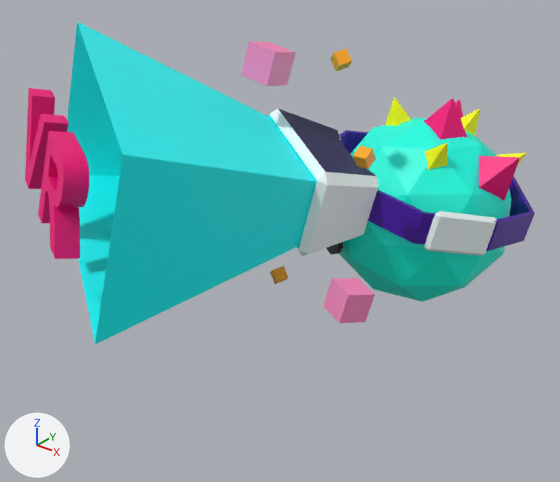
An edit to the FBX model static/models/fbx/planet_vr.fbx, drawn before and after from the same camera.
The view is the same before and after, from a camera (50 mm lens) standing at (0.465, -0.883, 0.517) and looking at (-0.054, -0.234, 0.115). The axes (+X, +Y, +Z) are drawn at lower left. The lights are the same throughout.

Before the edit, the objects in view are built like this:
```python
ob_det_vr = bpy.data.objects.new('det_vr', me_mesh_020)
ob_det_vr.parent = ob_group3
ob_det_vr.location = (10.06, 0.72, 8.321)
ob_font_vr = bpy.data.objects.new('font_vr', me_mesh_023)
ob_font_vr.parent = ob_group3
ob_font_vr.location = (-22.64, 10.43, 39.95)
ob_group2 = bpy.data.objects.new('group2', None)
ob_group2.location = (-0.101, -0.187, 0.164)
ob_group2.rotation_euler = (1.571, 0.0, 0.0)  # degrees (90, 0, 0)
ob_group2.scale = (0.01, 0.01, 0.01)
ob_ligth = bpy.data.objects.new('ligth', me_mesh_022)
ob_ligth.parent = ob_group3
ob_ligth.location = (-13.01, 6.282, 21.32)
ob_ligth.rotation_euler = (0.0, -0.000149, 0.0)  # degrees (0, 0, 0)
ob_pcube15 = bpy.data.objects.new('pCube15', me_mesh_009)
ob_pcube15.parent = ob_group2
ob_pcube15.location = (-1.898, 14.04, -1.43)
ob_ppyramid3 = bpy.data.objects.new('pPyramid3', me_mesh_014)
ob_ppyramid3.parent = ob_group3
ob_ppyramid3.location = (-0.739, 8.837, -8.598)
ob_ppyramid7 = bpy.data.objects.new('pPyramid7', me_mesh_011)
ob_ppyramid7.parent = ob_group3
ob_ppyramid7.location = (5.217, 9.004, 5.662)
ob_smile1 = bpy.data.objects.new('smile1', me_mesh_019)
ob_smile1.parent = ob_group3
ob_smile1.location = (-7.327, -4.753, 10.02)
ob_smile1.rotation_euler = (0.0, -0.0187, 0.0)  # degrees (0, -1.1, 0)
ob_vr1 = bpy.data.objects.new('vr1', me_mesh_018)
ob_vr1.parent = ob_group3
ob_vr1.location = (-8.689, 5.043, 13.23)
# also in view: 'lazo1' at (0.017, -0.016, 0.138); 'pPlatonic20' at (0.017, -0.026, 0.105); 'pCube18' at (0.067, -0.266, 0.092); 'pPyramid1' at (0.113, -0.026, 0.175); 'pPyramid2' at (0.039, -0.024, 0.232)
```
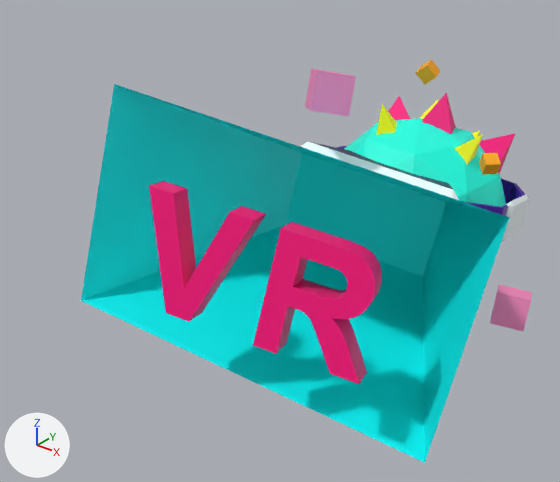
ob_group2 is not drawn itself; it is the parent of ob_pcube24, ob_pcube18, ob_pcube22, ob_pcube16, ob_pcube17, ob_pcube25, ob_pcube23, ob_pcube21.

Pixel boxes [x1, y1, x2, y2] of what changed, in the pictures (560 x 482 px):
'ligth', moved, turned: before [67, 22, 316, 344]; after [81, 84, 510, 463]
'font_vr', moved, turned: before [25, 88, 89, 259]; after [149, 181, 382, 384]
'pPlatonic20', moved, turned: before [339, 118, 511, 302]; after [345, 118, 506, 207]
'vr1', moved, turned: before [269, 108, 379, 256]; after [286, 142, 460, 277]
'lazo1', moved, turned: before [339, 130, 535, 251]; after [337, 146, 528, 216]
'pCube15', moved, turned: before [241, 41, 296, 86]; after [305, 68, 356, 116]
'pCube18', moved, turned: before [323, 278, 375, 323]; after [490, 285, 532, 331]
'det_vr', moved, turned: before [424, 211, 497, 256]; after [501, 194, 529, 242]
'pPyramid1', moved, turned: before [478, 156, 520, 201]; after [479, 134, 515, 174]
'pPyramid2', moved, turned: before [424, 98, 467, 139]; after [421, 93, 456, 134]
'pPyramid7', moved, turned: before [425, 142, 448, 170]; after [454, 134, 483, 164]
'pCube20', moved, turned: before [353, 146, 376, 169]; after [479, 153, 501, 174]
'pCube22', moved, turned: before [331, 49, 352, 71]; after [416, 59, 440, 85]
'pPyramid6', moved, turned, rescaled: before [385, 97, 411, 126]; after [376, 104, 397, 135]
'pPyramid3', moved, rescaled, turned: before [455, 100, 463, 118]; after [388, 96, 410, 120]
'pPyramid5', moved, turned: before [461, 109, 480, 136]; after [420, 99, 438, 119]
'pCube23', moved, turned (not visible afterwards): before [270, 266, 289, 284]
'pPyramid4', moved, turned, rescaled: before [496, 152, 527, 166]; after [472, 130, 480, 138]
'smile1', moved, turned (not visible afterwards): before [327, 242, 343, 254]

Edits to the bpy script that builds the scene:
```text
Change ob_ppyramid4:
    ob_ppyramid4.location: (9.325, 5.44, -6.768) -> (0.834, 0.569, -0.419)
    ob_ppyramid4.rotation_euler: (0.0, 0.0, 0.0) -> (0.0, -0.162, 0.0)  # degrees (0, 0, 0) -> degrees (0, -9.3, 0)
    ob_ppyramid4.scale: (1.0, 1.0, 1.0) -> (0.081, 0.081, 0.081)
Change ob_ppyramid6:
    ob_ppyramid6.parent: ob_group3 -> ob_pplatonic20
    ob_ppyramid6.location: (-4.491, 10.95, -0.127) -> (-0.357, 1.016, -0.0687)
    ob_ppyramid6.rotation_euler: (0.0, 0.0, 0.0) -> (0.0, -0.162, 0.0)  # degrees (0, 0, 0) -> degrees (0, -9.3, 0)
    ob_ppyramid6.scale: (1.0, 1.0, 1.0) -> (0.081, 0.081, 0.081)
Change ob_ppyramid7:
    ob_ppyramid7.parent: ob_group3 -> ob_pplatonic20
Change ob_pcube18:
    ob_pcube18.location: (16.87, -7.216, 7.897) -> (4.883, -1.67, 22.88)
Change ob_pcube22:
    ob_pcube22.location: (8.355, 15.89, -1.618) -> (-3.627, 21.43, 13.37)
Change ob_det_vr:
    ob_det_vr.parent: ob_group3 -> ob_vr1
Change ob_lazo1:
    ob_lazo1.parent: ob_group3 -> ob_vr1
    ob_lazo1.location: (0.0435, 1.669, -1.036) -> (8.707, -3.374, -13.4)
Change ob_ppyramid3:
    ob_ppyramid3.location: (-0.739, 8.837, -8.598) -> (0.053, 0.844, -0.697)
    ob_ppyramid3.scale: (1.0, 1.0, 1.0) -> (0.081, 0.081, 0.081)
Change ob_pplatonic20:
    ob_pplatonic20.parent: ob_group3 -> ob_group2
    ob_pplatonic20.location: (0.0, -1.589, 0.0) -> (-0.169, -0.332, -1.105)
Change ob_group2:
    ob_group2.location: (-0.101, -0.187, 0.164) -> (0.0183, -0.0373, 0.109)
    ob_group2.rotation_euler: (1.571, 0.0, 0.0) -> (1.571, 0.0, 0.754)  # degrees (90, 0, 0) -> degrees (90, 0, 43)
Change ob_pcube15:
    ob_pcube15.location: (-1.898, 14.04, -1.43) -> (-13.88, 19.58, 13.55)
Change ob_smile1:
    ob_smile1.parent: ob_group3 -> ob_group2
Change ob_vr1:
    ob_vr1.parent: ob_group3 -> ob_group2
    ob_vr1.location: (-8.689, 5.043, 13.23) -> (-8.841, 6.295, 12.22)
Change ob_ligth:
    ob_ligth.parent: ob_group3 -> ob_vr1
    ob_ligth.location: (-13.01, 6.282, 21.32) -> (-4.342, 1.238, 7.996)
Change ob_font_vr:
    ob_font_vr.parent: ob_group3 -> ob_group2
    ob_font_vr.location: (-22.64, 10.43, 39.95) -> (-22.8, 11.69, 38.86)
```
